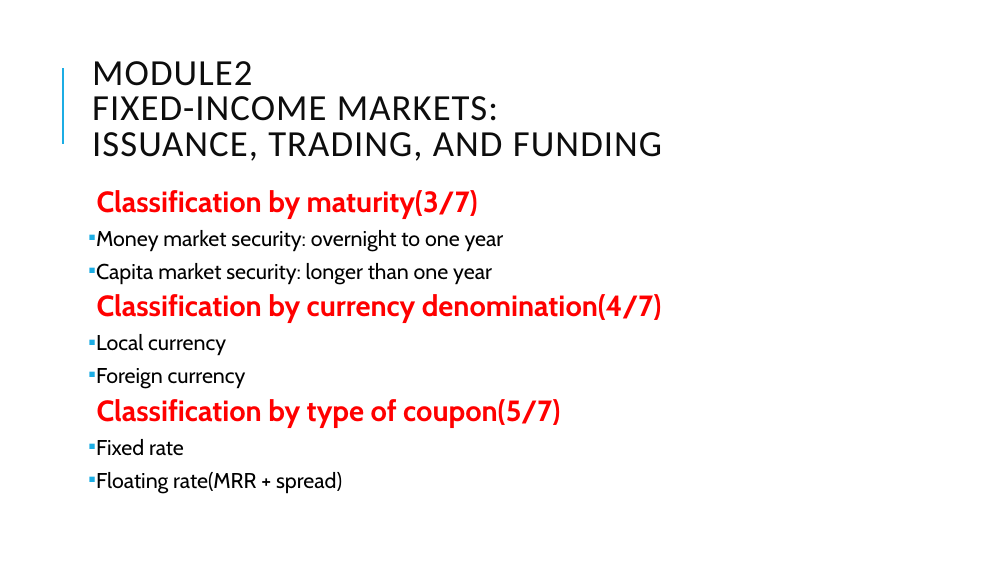
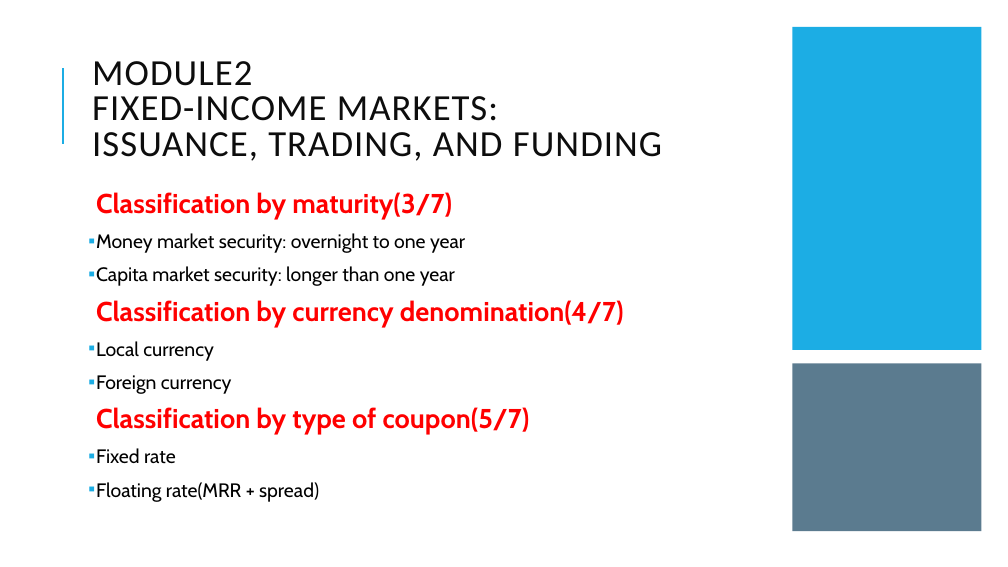
Before and after one commit to Isco0530/data, a slide deck: slide 57 of Fixed Income.pptx. Drawn at 1008x567 pixels with LibreOffice and Linux fonts; fonts in the diff are those of the drawing. Boxes give left, top, right and bottom in pixels: in the first picture for what was removed or moved away, otherwise in the second. Text is boxed around its words. In the diff, an @@ line names an element or a change of style, - is before the commit and + after.

```diff
--- a/Fixed Income.pptx
+++ b/Fixed Income.pptx
@@ rectangle added at (792,27,982,350), fill #1CADE4 @@
@@ text "Classification by maturity(3/7)" at (96,192,624,502): size 27.8 to 25.9 pt in "Classification by maturity(3/7)", "Classification by currency denomination(4/7)", "Classification by type of coupon(5/7)"; size 20.4 to 18.5 pt in "Money market security: overnight to one year", "Capita market security: longer than one year", "Local currency", "Foreign currency" and 2 more places; line spacing 0.7 to 0.8 @@
@@ rectangle added at (792,364,982,532), fill #335B74 at 80% opacity @@
```
Also in this commit, not shown: 6 other slides changed.
